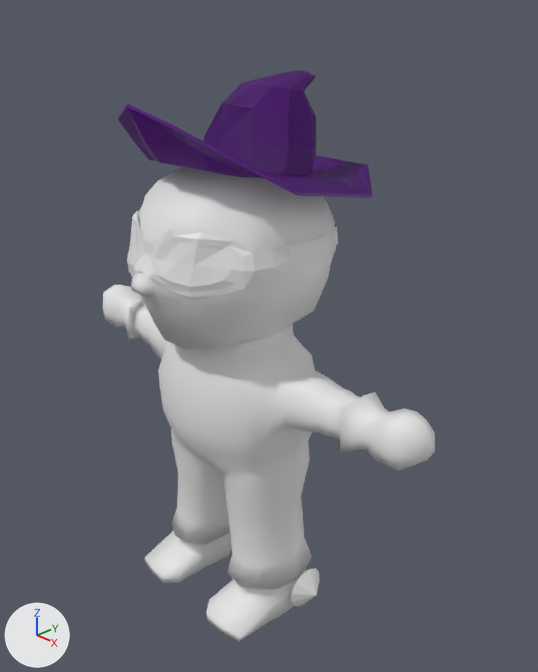
Renders of the Blender file Blender assets/player.blend from each side of a commit.
Both versions are drawn from a 50 mm camera at (3.31, -2.88, 2.4) aimed at (0.08, 0.2, 0.41). The lights are fixed; the arrows at lower left show +X, +Y and +Z.

The first picture shows 'body', 'hat', 'mask'.
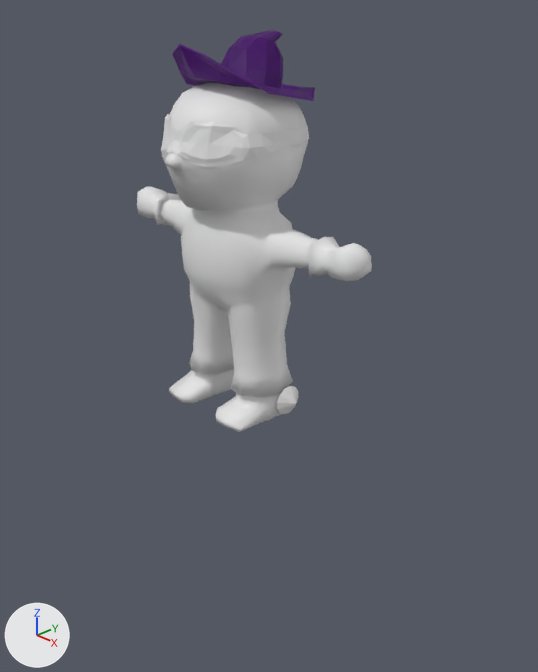
Where the change shows, as pixel boxes [x1, y1, x2, y2] in the pictures (538 x 672 px):
'body', moved, rescaled (29% narrower, 26% shorter): before [103, 167, 435, 641]; after [137, 83, 372, 432]
'hat', moved, rescaled (44% narrower, 44% shorter): before [118, 70, 372, 198]; after [172, 30, 315, 101]
'mask', moved, rescaled: before [127, 210, 338, 297]; after [161, 114, 309, 167]

Edits to the bpy script that builds the scene:
```text
Change ob_body:
    ob_body.location: (0.0, 0.0, 0.0) -> (0.0, 0.023, 0.966)
    ob_body.scale: (0.858, 0.858, 0.858) -> (0.574, 0.574, 0.574)
Change ob_hat:
    ob_hat.location: (0.0, 0.155, 1.505) -> (0.0, 0.108, 1.969)
    ob_hat.scale: (0.316, 0.316, 0.316) -> (0.172, 0.172, 0.172)
Change ob_mask:
    ob_mask.location: (0.0, 0.0, 1.127) -> (0.0, 0.023, 1.72)
    ob_mask.scale: (0.316, 0.316, 0.316) -> (0.211, 0.211, 0.211)
```
